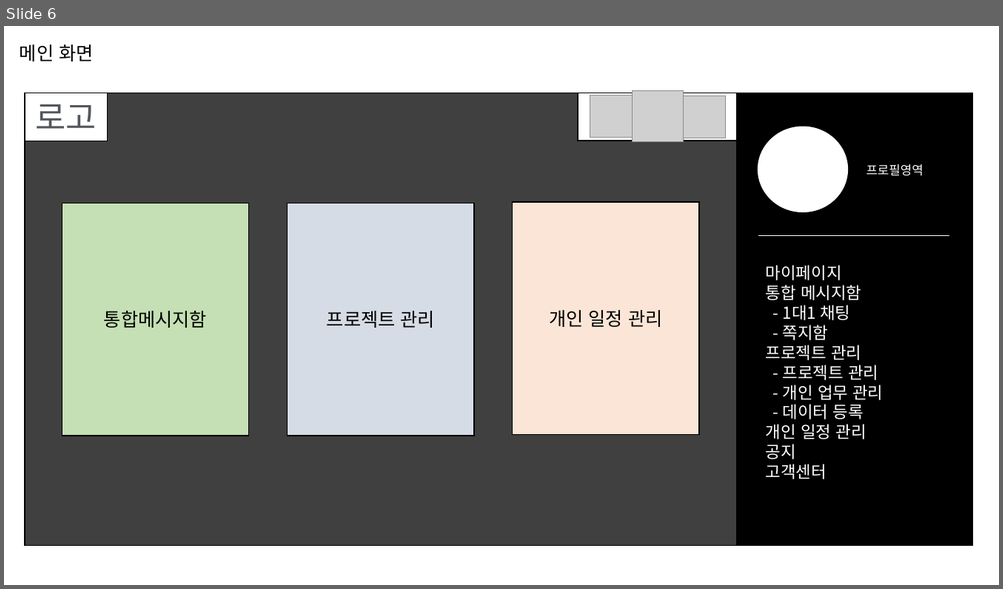
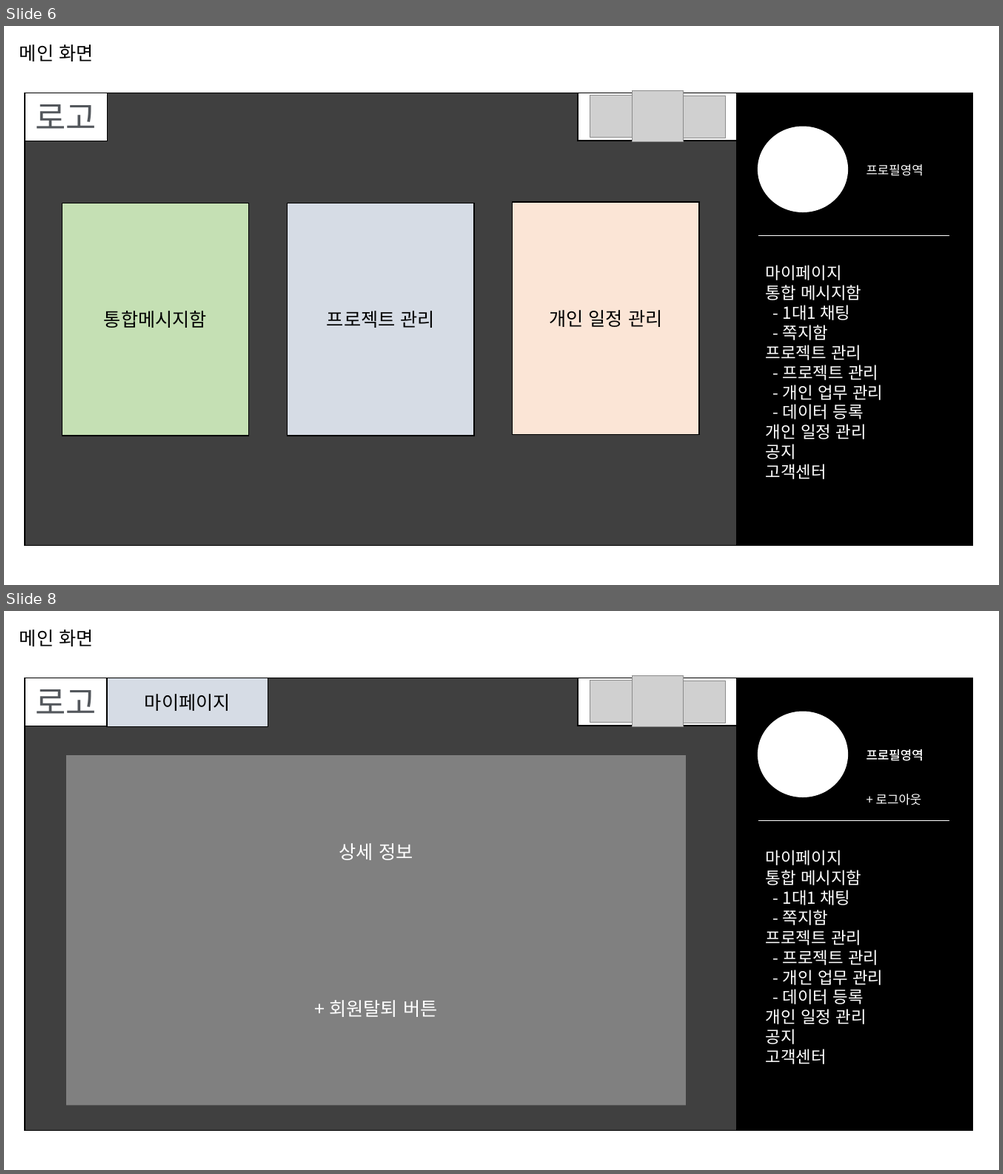
Before and after one commit to sgyoung96/Project_Management, a slide deck: docs/화면 설계.pptx. Shown one above the other, each under a label of ours: slide 6 before the commit, slides 6 and 8 after it; the slides between them are not shown. The pictures are 1003x589 and 1003x1174 pixels, drawn with LibreOffice and Linux fonts; fonts in the diff are those of the drawing; grey boxes stand for pictures. Boxes give left, top, right and bottom in pixels: in the first picture for what was removed or moved away, otherwise in the second. Text is boxed around its words. In the diff, an @@ line names an element or a change of style, - is before the commit and + after.

Commit message:
화면설계 완성

```diff
--- a/docs/화면 설계.pptx
+++ b/docs/화면 설계.pptx
@@ slide 8 added at bbox=[4, 611, 999, 1170], background #FFFFFF @@
@@ text added at bbox=[20, 629, 93, 647], 18 pt, text #000000 @@
+메인 화면
@@ picture added at bbox=[632, 676, 683, 726] @@
@@ rectangle added at bbox=[25, 678, 737, 1131], fill #404040, outline #000000 1 pt @@
@@ rectangle added at bbox=[25, 678, 107, 726], fill #FFFFFF, outline #000000 0.75 pt, 32 pt, text gradient #53575C to #C5C7CA @@
+로고
@@ rectangle added at bbox=[107, 678, 268, 726], fill #D6DCE5, outline #000000 1 pt, 18 pt, text #000000 @@
+마이페이지
@@ rectangle added at bbox=[578, 678, 737, 726], fill #FFFFFF, outline #000000 1 pt @@
@@ picture added at bbox=[590, 681, 632, 722] @@
@@ picture added at bbox=[683, 681, 725, 723] @@
@@ rectangle added at bbox=[737, 678, 973, 1131], fill #000000, outline #000000 1 pt @@
@@ ellipse added at bbox=[758, 712, 848, 797], fill #FFFFFF, outline #FFFFFF 1 pt @@
@@ rectangle added at bbox=[66, 755, 686, 1105], fill #808080, 18 pt, text #FFFFFF @@
+상세 정보
++ 회원탈퇴 버튼
@@ text added at bbox=[866, 749, 923, 761], 12 pt, text #FFFFFF @@
+프로필영역
@@ text added at bbox=[876, 794, 922, 806], 12 pt, text #FFFFFF @@
+프로필영역
++ 로그아웃
@@ line added from (758, 820) to (949, 820), #FFFFFF 0.5 pt @@
@@ text added at bbox=[765, 850, 882, 1065], 16 pt, text #FFFFFF @@
+마이페이지
+통합 메시지함
+- 1대1 채팅
+- 쪽지함
+프로젝트 관리
+- 프로젝트 관리
+- 개인 업무 관리
+- 데이터 등록
+개인 일정 관리
+공지
+고객센터
```
Also in this commit, not shown: 27 slides changed.
